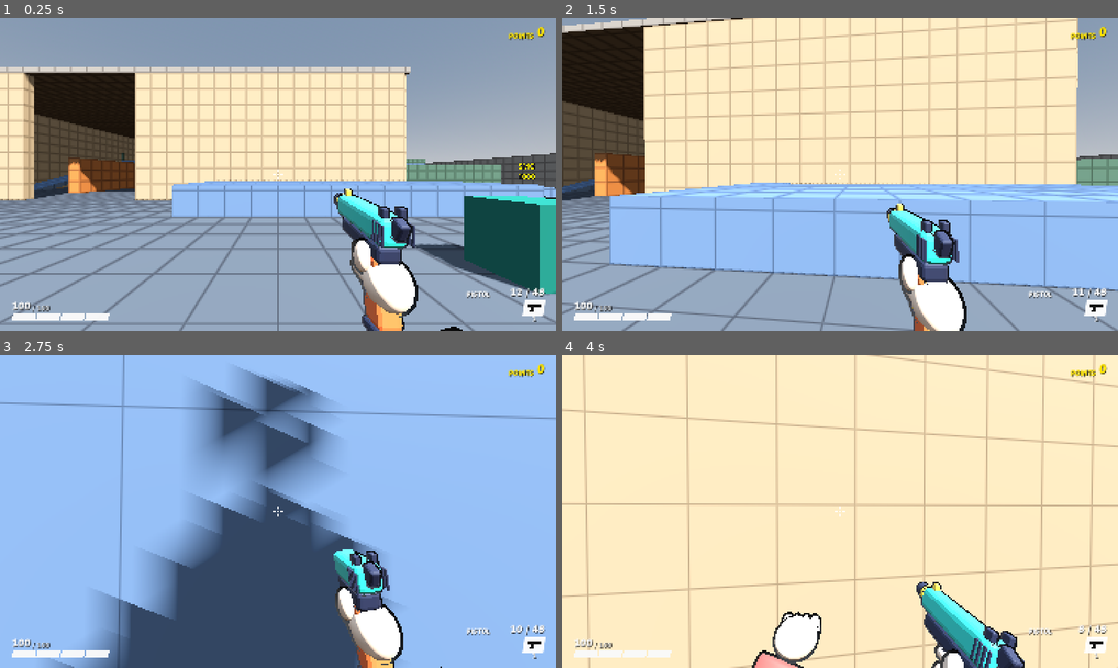
Above: before the commit, frames 1-4 (two rows, left to right).
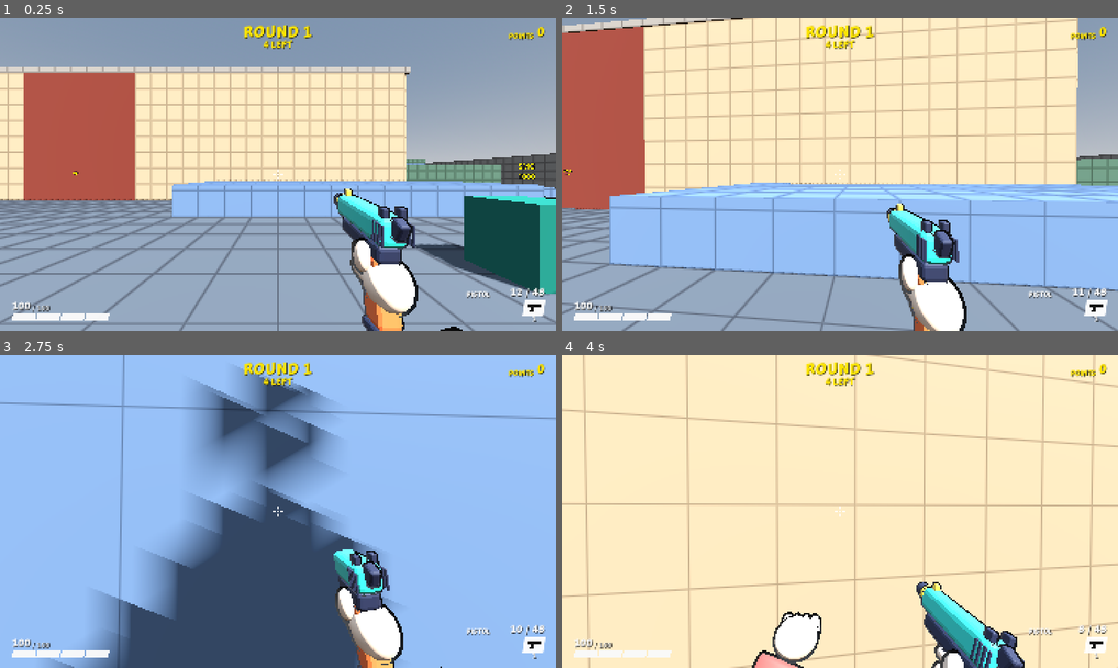
Above: after the commit, the same moments.

Repository: juanakajuan/zombie-survival-fps
Game: Godot game, scene res://levels/compound.tscn
The game is run twice, just before and just after one commit, with the same random seed, the same clock (stepped at 60 frames per second) and the same inputs.
Inputs (mouse positions are in pixels of both pictures, inside the frame that each line leads up to):
- Up to frame 1 (0.25 s): no input
- Up to frame 2 (1.5 s): tap Enter (restart) at 0.5 s; move the mouse to (867, 174) at 0.52 s; hold W (move_forward) from 0.53 s (still down); tap V (melee) at 0.6 s; click (867, 174) at 0.67 s; tap Space (jump) at 0.77, 1.07 s; move the mouse to (812, 174) at 1.27 s; right-click (812, 174) at 1.35 s; click (812, 174) at 1.42 s
- Up to frame 3 (2.75 s): keep holding W (move_forward); tap Space (jump) at 1.52, 1.82 s; tap V (melee) at 1.55, 2.3 s; move the mouse to (289, 505) at 2.02 s; hold Ctrl (crouch) from 2.03 s (still down); click (289, 505) at 2.17 s
- Up to frame 4 (4 s): keep holding W (move_forward); move the mouse to (834, 517) at 2.77 s; release Ctrl (crouch) at 2.78 s; click (834, 517) at 2.85 s; tap Space (jump) at 3.02, 3.32, 3.77 s; tap V (melee) at 3.05, 3.8 s; move the mouse to (878, 514) at 3.52 s; tap E (interact) at 3.6 s; click (878, 514) at 3.67 s

The runs differ from the first frame. In frame 1, 8.6% of the frame differs, in the area x 4-57%, y 2-59%; in frame 2, 8.6%; in frame 3, 0.5%; in frame 4, 0.5%.

Commit message:
feat: close the test range room, the warehouse, and the office with doors

Diff:
--- a/levels/compound.tscn
+++ b/levels/compound.tscn
@@ -10,6 +10,8 @@
 [ext_resource type="PackedScene" path="res://economy/buy_station.tscn" id="9_station"]
 [ext_resource type="Resource" path="res://economy/smg_item.tres" id="10_smg_item"]
 [ext_resource type="Material" path="res://economy/weapon_crate_material.tres" id="11_weapon_crate"]
+[ext_resource type="Script" path="res://rounds/spawn_point.gd" id="20_spawn_point"]
+[ext_resource type="PackedScene" path="res://doors/door.tscn" id="21_door"]
 
 [sub_resource type="NavigationMesh" id="navigation_mesh"]
 geometry_parsed_geometry_type = 1
@@ -462,16 +464,30 @@
 player = NodePath("../Player")
 
 [node name="SpawnNorthGate" type="Marker3D" parent="RoundManager"]
+script = ExtResource("20_spawn_point")
 position = Vector3(0, 0, -40)
 
 [node name="SpawnSouthGate" type="Marker3D" parent="RoundManager"]
+script = ExtResource("20_spawn_point")
 position = Vector3(24.5, 0, 40)
 
 [node name="SpawnWestGate" type="Marker3D" parent="RoundManager"]
+script = ExtResource("20_spawn_point")
 position = Vector3(-40, 0, -2)
 
 [node name="SpawnNorthEast" type="Marker3D" parent="RoundManager"]
+script = ExtResource("20_spawn_point")
 position = Vector3(33, 0, -18)
+
+[node name="SpawnWarehouse" type="Marker3D" parent="RoundManager" node_paths=PackedStringArray("doors")]
+script = ExtResource("20_spawn_point")
+position = Vector3(-8, 0, -13)
+doors = [NodePath("../../WarehouseDoorSouth"), NodePath("../../WarehouseDoorEast")]
+
+[node name="SpawnOffice" type="Marker3D" parent="RoundManager" node_paths=PackedStringArray("doors")]
+script = ExtResource("20_spawn_point")
+position = Vector3(-26, 0, 26)
+doors = [NodePath("../../OfficeDoorNorth"), NodePath("../../OfficeDoorEast")]
 
 [node name="GameOver" parent="." node_paths=PackedStringArray("player", "round_manager") instance=ExtResource("8_game_over")]
 player = NodePath("../Player")
@@ -486,3 +502,22 @@
 
 [node name="MeshInstance3D" parent="WeaponStation" index="0"]
 surface_material_override/0 = ExtResource("11_weapon_crate")
+
+[node name="WarehouseDoorSouth" parent="." instance=ExtResource("21_door")]
+position = Vector3(-8.5, 0, 4)
+size = Vector3(7, 8, 0.5)
+
+[node name="WarehouseDoorEast" parent="." instance=ExtResource("21_door")]
+position = Vector3(12, 0, -7.5)
+rotation = Vector3(0, 1.5707964, 0)
+size = Vector3(3, 8, 0.5)
+
+[node name="OfficeDoorNorth" parent="." instance=ExtResource("21_door")]
+position = Vector3(-25, 0, 22)
+rotation = Vector3(0, 3.1415927, 0)
+size = Vector3(2, 3.5, 0.5)
+
+[node name="OfficeDoorEast" parent="." instance=ExtResource("21_door")]
+position = Vector3(-20, 0, 29)
+rotation = Vector3(0, 1.5707964, 0)
+size = Vector3(2, 3.5, 0.5)
--- a/levels/test_range.tscn
+++ b/levels/test_range.tscn
@@ -11,6 +11,10 @@
 [ext_resource type="PackedScene" path="res://economy/buy_station.tscn" id="9_station"]
 [ext_resource type="Resource" path="res://economy/smg_item.tres" id="10_smg_item"]
 [ext_resource type="Material" path="res://economy/weapon_crate_material.tres" id="11_weapon_crate"]
+[ext_resource type="Script" path="res://rounds/spawn_point.gd" id="12_spawn_point"]
+[ext_resource type="PackedScene" path="res://doors/door.tscn" id="13_door"]
+[ext_resource type="PackedScene" path="res://pickups/pickup.tscn" id="14_pickup"]
+[ext_resource type="Resource" path="res://pickups/max_ammo.tres" id="15_max_ammo"]
 
 [sub_resource type="NavigationMesh" id="navigation_mesh"]
 geometry_parsed_geometry_type = 1
@@ -137,6 +141,24 @@
 size = Vector3(4, 1.2, 0.5)
 material = SubResource("wall_material")
 
+[node name="RoomWallNorth" type="CSGBox3D" parent="Geometry"]
+position = Vector3(13.375, 1.75, 12)
+use_collision = true
+size = Vector3(3.25, 3.5, 0.5)
+material = SubResource("wall_material")
+
+[node name="RoomWallNorth2" type="CSGBox3D" parent="Geometry"]
+position = Vector3(19, 1.75, 12)
+use_collision = true
+size = Vector3(2, 3.5, 0.5)
+material = SubResource("wall_material")
+
+[node name="RoomWallWest" type="CSGBox3D" parent="Geometry"]
+position = Vector3(12, 1.75, 15.875)
+use_collision = true
+size = Vector3(0.5, 3.5, 8.25)
+material = SubResource("wall_material")
+
 [node name="Player" parent="." instance=ExtResource("2_player")]
 position = Vector3(0, 0, 6)
 
@@ -155,16 +177,25 @@
 player = NodePath("../Player")
 
 [node name="SpawnNorthWest" type="Marker3D" parent="RoundManager"]
+script = ExtResource("12_spawn_point")
 position = Vector3(-6, 0, -17)
 
 [node name="SpawnNorthEast" type="Marker3D" parent="RoundManager"]
+script = ExtResource("12_spawn_point")
 position = Vector3(6, 0, -17)
 
 [node name="SpawnWest" type="Marker3D" parent="RoundManager"]
+script = ExtResource("12_spawn_point")
 position = Vector3(-17, 0, 0)
 
 [node name="SpawnEast" type="Marker3D" parent="RoundManager"]
+script = ExtResource("12_spawn_point")
 position = Vector3(17, 0, 0)
+
+[node name="SpawnRoom" type="Marker3D" parent="RoundManager" node_paths=PackedStringArray("doors")]
+script = ExtResource("12_spawn_point")
+position = Vector3(16, 0, 17)
+doors = [NodePath("../../RoomDoor")]
 
 [node name="GameOver" parent="." node_paths=PackedStringArray("player", "round_manager") instance=ExtResource("8_game_over")]
 player = NodePath("../Player")
@@ -179,3 +210,11 @@
 
 [node name="MeshInstance3D" parent="WeaponStation" index="0"]
 surface_material_override/0 = ExtResource("11_weapon_crate")
+
+[node name="RoomDoor" parent="." instance=ExtResource("13_door")]
+transform = Transform3D(-1, 0, 0, 0, 1, 0, 0, 0, -1, 16.5, 0, 12)
+size = Vector3(3, 3.5, 0.5)
+
+[node name="MaxAmmoPickup" parent="." instance=ExtResource("14_pickup")]
+position = Vector3(-3, 0, 10)
+item = ExtResource("15_max_ammo")
--- /dev/null
+++ b/tests/doors/test_door.gd
@@ -0,0 +1,117 @@
+extends TestCase
+
+const ROOM := Rect2(12.0, 12.0, 8.0, 8.0)
+const OUTSIDE_THE_DOORWAY := Vector3(16.5, 0.0, 9.0)
+const INSIDE_THE_ROOM := Vector3(16.0, 0.0, 17.0)
+
+
+func test_a_player_with_enough_points_buys_the_door_and_it_opens() -> void:
+	var level := await spawn_level()
+	var player := level.player
+	var door := level.get_node("RoomDoor") as Door
+	player.wallet.add(1000)
+	assert_true(not door.is_open(), "the door is closed at the start")
+	assert_true(door.station.buy(player), "the purchase succeeds")
+	assert_true(door.is_open(), "the door is open")
+	assert_eq(player.wallet.points, 250, "points after the 750 cost")
+	assert_true(not door.station.visible, "the open door is not drawn")
+	assert_eq(door.station.collision_layer, 0, "an open door has no collider")
+
+
+func test_a_player_with_too_few_points_cannot_buy_the_door() -> void:
+	var level := await spawn_level()
+	var player := level.player
+	var door := level.get_node("RoomDoor") as Door
+	player.wallet.add(700)
+	assert_true(not door.station.buy(player), "the purchase fails")
+	assert_true(not door.is_open(), "the door stays closed")
+	assert_eq(player.wallet.points, 700, "points")
+
+
+func test_the_player_cannot_buy_an_open_door_again() -> void:
+	var level := await spawn_level()
+	var player := level.player
+	var door := level.get_node("RoomDoor") as Door
+	player.wallet.add(2000)
+	var opened_count := [0]
+	door.opened.connect(func() -> void: opened_count[0] += 1)
+	door.open()
+	door.open()
+	assert_eq(opened_count[0], 1, "opened signals")
+	player.global_position = OUTSIDE_THE_DOORWAY
+	player.look(player.mouse_delta_to_angles(PI, 0.0))
+	await physics_frames(3)
+	assert_true(player.focused_station() == null, "the player does not focus the open door")
+
+
+func test_the_player_looks_at_the_closed_door_and_sees_its_price() -> void:
+	var level := await spawn_level()
+	var player := level.player
+	player.global_position = Vector3(16.5, 0.0, 10.5)
+	player.look(player.mouse_delta_to_angles(PI, 0.0))
+	await physics_frames(3)
+	assert_eq(player.focused_station().prompt_text(player), "E  BUY DOOR  750", "prompt")
+
+
+func test_the_closed_door_blocks_a_zombie_and_the_open_door_lets_it_through() -> void:
+	var settings := _still_zombies()
+	var level := await spawn_level(settings)
+	var player := level.player
+	player.global_position = OUTSIDE_THE_DOORWAY
+	var closed_zombie := spawn_zombie(INSIDE_THE_ROOM, player)
+	await run_seconds(6.0)
+	assert_true(ROOM.has_point(Vector2(closed_zombie.global_position.x, closed_zombie.global_position.z)), "a zombie in the closed room stays in the room, at %s" % closed_zombie.global_position)
+	closed_zombie.queue_free()
+	(level.get_node("RoomDoor") as Door).open()
+	await run_seconds(1.0)
+	var zombie := spawn_zombie(INSIDE_THE_ROOM, player)
+	await run_seconds(8.0)
+	assert_true(_flat_distance(zombie, player) < 2.0, "a zombie in the open room reaches the player outside the doorway, %.1f m away" % _flat_distance(zombie, player))
+
+
+func test_the_room_spawn_point_waits_for_its_door() -> void:
+	var settings := _still_zombies()
+	settings.first_round_zombies = 10
+	var level := await spawn_level(settings)
+	var manager := level.round_manager
+	var door := level.get_node("RoomDoor") as Door
+	var waiting: Array[SpawnPoint] = spawn_points_in(level).filter(func(point: SpawnPoint) -> bool: return not point.is_active())
+	assert_eq(waiting.size(), 1, "spawn points that wait at the start")
+	var room_point := waiting[0]
+	assert_true(ROOM.has_point(Vector2(room_point.global_position.x, room_point.global_position.z)), "the waiting point is in the room")
+	await run_seconds(1.5)
+	assert_eq(_zombies_in_room(manager), 0, "zombies in the closed room")
+	assert_eq(_zombies(manager).size(), 10, "zombies of the round")
+	door.open()
+	assert_true(room_point.is_active(), "the room point is active once the door is open")
+	manager.kill_all()
+	manager.skip_break()
+	await run_seconds(1.5)
+	assert_true(_zombies_in_room(manager) > 0, "zombies in the open room, with %d zombies" % _zombies(manager).size())
+
+
+func _still_zombies() -> RoundSettings:
+	var settings := RoundSettings.new()
+	settings.first_round_speed = 0.0
+	settings.speed_per_round = 0.0
+	settings.max_speed = 0.0
+	settings.first_round_zombies = 10
+	settings.zombies_per_round = 0
+	settings.spawn_interval = 0.1
+	return settings
+
+
+func _zombies(manager: RoundManager) -> Array[Zombie]:
+	var found: Array[Zombie] = []
+	for child: Node in manager.get_children():
+		if child is Zombie and not (child as Zombie).is_dead():
+			found.append(child as Zombie)
+	return found
+
+
+func _zombies_in_room(manager: RoundManager) -> int:
+	return _zombies(manager).filter(func(zombie: Zombie) -> bool: return ROOM.has_point(Vector2(zombie.global_position.x, zombie.global_position.z))).size()
+
+
+func _flat_distance(a: Node3D, b: Node3D) -> float:
+	return Vector2(a.global_position.x - b.global_position.x, a.global_position.z - b.global_position.z).length()
--- a/tests/levels/test_compound.gd
+++ b/tests/levels/test_compound.gd
@@ -5,16 +5,40 @@
 const MEZZANINE_RAMP_FOOT := Vector3(-20.0, 0.0, 0.0)
 const WATCHTOWER_RAMP_FOOT := Vector3(29.0, 0.0, -9.0)
 const HIGH_FLOOR_HEIGHT := 4.0
+## The floor plans of the two buildings with doors, as x and z.
+const WAREHOUSE := Rect2(-22.0, -22.0, 34.0, 26.0)
+const OFFICE := Rect2(-34.0, 22.0, 14.0, 12.0)
 
 
-func test_every_spawn_point_has_a_path_to_the_player_start() -> void:
+func test_every_spawn_point_has_a_path_to_the_player_start_once_the_doors_are_open() -> void:
 	var level := await spawn_level(null, COMPOUND_SCENE)
 	var start := (level.get_node("Player") as Player).global_position
-	var spawns := level.get_node("RoundManager").find_children("*", "Marker3D", false, false)
-	assert_eq(spawns.size(), 4, "spawn points")
-	for node: Node in spawns:
-		var spawn := node as Marker3D
-		assert_true(_path_reaches(level, spawn.global_position, start), "%s has no path to the player start" % spawn.name)
+	var spawns := spawn_points_in(level)
+	assert_eq(spawns.size(), 6, "spawn points")
+	var closed := spawns.filter(func(spawn: SpawnPoint) -> bool: return not spawn.is_active())
+	assert_eq(closed.size(), 2, "spawn points that wait for a door")
+	for spawn: SpawnPoint in spawns:
+		if spawn.is_active():
+			assert_true(_path_reaches(level, spawn.global_position, start), "%s has no path to the player start" % spawn.name)
+		else:
+			assert_true(not _path_reaches(level, spawn.global_position, start), "%s has a path to the player start through a closed door" % spawn.name)
+	for node: Node in level.get_tree().get_nodes_in_group(Door.GROUP):
+		(node as Door).open()
+	await run_seconds(1.0)
+	for spawn: SpawnPoint in spawns:
+		assert_true(spawn.is_active(), "%s is active with its doors open" % spawn.name)
+		assert_true(_path_reaches(level, spawn.global_position, start), "%s has no path to the player start with the doors open" % spawn.name)
+
+
+func test_the_player_start_and_the_stations_are_outside_both_buildings() -> void:
+	var level := await spawn_level(null, COMPOUND_SCENE)
+	var player := level.get_node("Player") as Player
+	var points: Array[Vector3] = [player.global_position]
+	for station: BuyStation in _shops(level):
+		points.append(station.global_position)
+	for at: Vector3 in points:
+		assert_true(not WAREHOUSE.has_point(Vector2(at.x, at.z)), "%s is outside the warehouse" % at)
+		assert_true(not OFFICE.has_point(Vector2(at.x, at.z)), "%s is outside the office" % at)
 
 
 func test_the_player_walks_up_the_mezzanine_ramp_onto_the_mezzanine() -> void:
@@ -36,8 +60,12 @@
 	var player := level.get_node("Player") as Player
 	assert_true(sells(level, AmmoItem), "an ammo station")
 	assert_true(sells_weapon(level, "SMG"), "a weapon station that sells the SMG")
-	for station: BuyStation in stations_in(level):
+	for station: BuyStation in _shops(level):
 		assert_true(station.global_position.distance_to(player.global_position) < 10.0, "%s is in the yard near the start" % station.name)
+
+
+func _shops(level: Level) -> Array[BuyStation]:
+	return stations_in(level).filter(func(station: BuyStation) -> bool: return not station.item is DoorItem)
 
 
 func _assert_walks_up_the_ramp_from(foot: Vector3, floor_name: String) -> void:
--- a/tests/test_case.gd
+++ b/tests/test_case.gd
@@ -6,6 +6,7 @@
 const PLAYER_SCENE: PackedScene = preload("res://player/player.tscn")
 const ZOMBIE_SCENE: PackedScene = preload("res://zombie/zombie.tscn")
 const STATION_SCENE: PackedScene = preload("res://economy/buy_station.tscn")
+const PICKUP_SCENE: PackedScene = preload("res://pickups/pickup.tscn")
 const DUMMY_SCENE: PackedScene = preload("res://targets/target_dummy.tscn")
 const LEVEL_SCENE: PackedScene = preload("res://levels/test_range.tscn")
 const ROUND_SETTINGS: RoundSettings = preload("res://rounds/round_settings.tres")
@@ -73,8 +74,27 @@
 	var zombie := ZOMBIE_SCENE.instantiate() as Zombie
 	zombie.configure(ROUND_SETTINGS.zombie_speed(1), ROUND_SETTINGS.zombie_health(1), target)
 	zombie.position = at
+	zombie.drops = null
 	add_child(zombie)
 	return zombie
+
+
+func spawn_pickup(item: BuyItem, at: Vector3, lifetime: float = 0.0) -> Pickup:
+	var pickup := PICKUP_SCENE.instantiate() as Pickup
+	pickup.item = item
+	pickup.lifetime = lifetime
+	pickup.position = at
+	add_child(pickup)
+	return pickup
+
+
+## The pickups that are children of `parent`.
+func pickups_in(parent: Node) -> Array[Pickup]:
+	var found: Array[Pickup] = []
+	for child: Node in parent.get_children():
+		if child is Pickup:
+			found.append(child as Pickup)
+	return found
 
 
 func spawn_dummy(at: Vector3) -> TargetDummy:
@@ -97,6 +117,14 @@
 	for node: Node in level.find_children("*", "StaticBody3D", true, false):
 		if node is BuyStation:
 			found.append(node as BuyStation)
+	return found
+
+
+func spawn_points_in(level: Level) -> Array[SpawnPoint]:
+	var found: Array[SpawnPoint] = []
+	for node: Node in level.get_node("RoundManager").get_children():
+		if node is SpawnPoint:
+			found.append(node as SpawnPoint)
 	return found
 
 
Not shown, added: tests/doors/test_door.gd.uid
